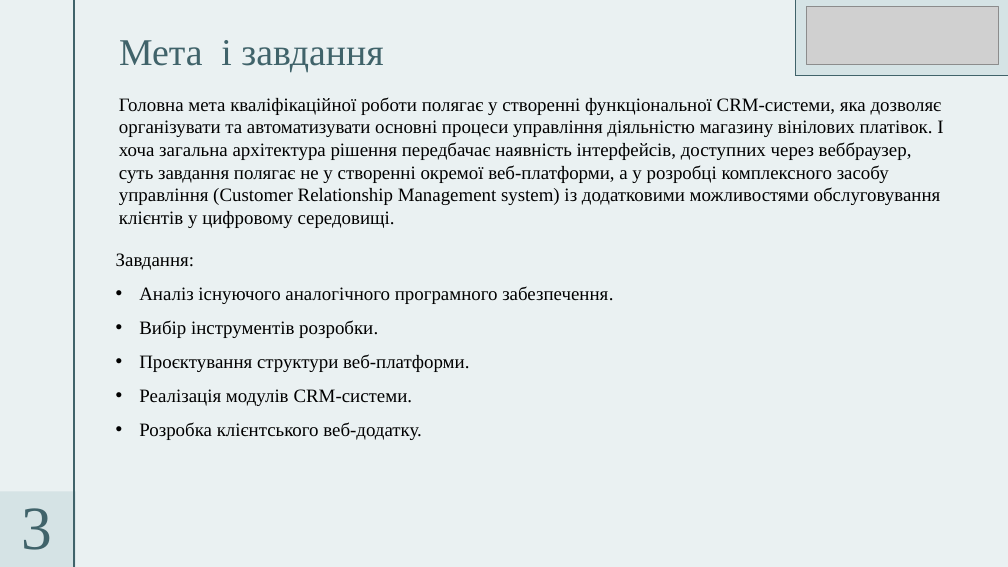
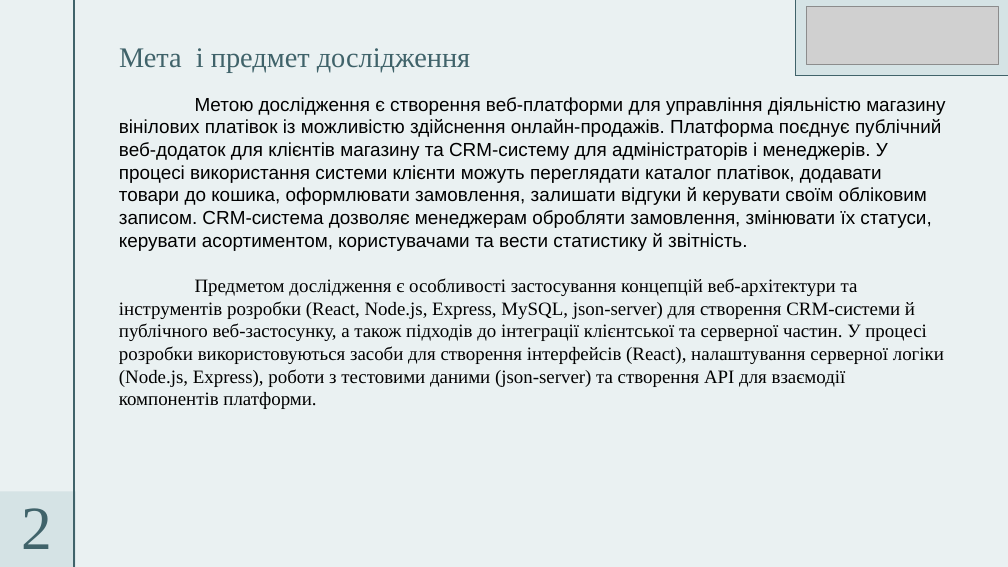
Before and after one commit to Maksim-Deshkov/vinyl-crm-diploma, a slide deck: slide 2 of Презентація Диплом.pptx (slide 3 before the commit). Drawn at 1008x567 pixels with LibreOffice and Linux fonts; fonts in the diff are those of the drawing; grey boxes stand for pictures. Boxes give left, top, right and bottom in pixels: in the first picture for what was removed or moved away, otherwise in the second. Text is boxed around its words. In the diff, an @@ line names an element or a change of style, - is before the commit and + after.

```diff
--- a/Презентація Диплом.pptx
+++ b/Презентація Диплом.pptx
@@ text at [119, 48, 470, 72]: text changed; size 36 to 27 pt @@
-Мета і завдання
+Мета і предмет дослідження
@@ text at [119, 97, 945, 409]: text changed; font Times New Roman to Arial @@
-Головна мета кваліфікаційної роботи полягає у створенні функціональної CRM-системи, яка дозволяє організувати та автоматизувати основні процеси управління діяльністю магазину вінілових платівок. І хоча загальна архітектура рішення передбачає наявність інтерфейсів, доступних через веббраузер, суть завдання полягає не у створенні окремої веб-платформи, а у розробці комплексного засобу управління (Customer Relationship Management system) із додатковими можливостями обслуговування клієнтів у цифровому середовищі.
+Метою дослідження є створення веб-платформи для управління діяльністю магазину вінілових платівок із можливістю здійснення онлайн-продажів. Платформа поєднує публічний веб-додаток для клієнтів магазину та CRM-систему для адміністраторів і менеджерів. У процесі використання системи клієнти можуть переглядати каталог платівок, додавати товари до кошика, оформлювати замовлення, залишати відгуки й керувати своїм обліковим записом. CRM-система дозволяє менеджерам обробляти замовлення, змінювати їх статуси, керувати асортиментом, користувачами та вести статистику й звітність.
+Предметом дослідження є особливості застосування концепцій веб-архітектури та інструментів розробки (React, Node.js, Express, MySQL, json-server) для створення CRM-системи й публічного веб-застосунку, а також підходів до інтеграції клієнтської та серверної частин. У процесі розробки використовуються засоби для створення інтерфейсів (React), налаштування серверної логіки (Node.js, Express), роботи з тестовими даними (json-server) та створення API для взаємодії компонентів платформи.
@@ text removed at [116, 253, 613, 440] @@
-Завдання:
-• Аналіз існуючого аналогічного програмного забезпечення.
-• Вибір інструментів розробки.
-• Проєктування структури веб-платформи.
-• Реалізація модулів CRM-системи.
-• Розробка клієнтського веб-додатку.
@@ text at [22, 508, 53, 549]: text changed @@
-3
+2
```
Also in this commit, not shown: 11 other slides changed, 3 slides added, 1 other file.
